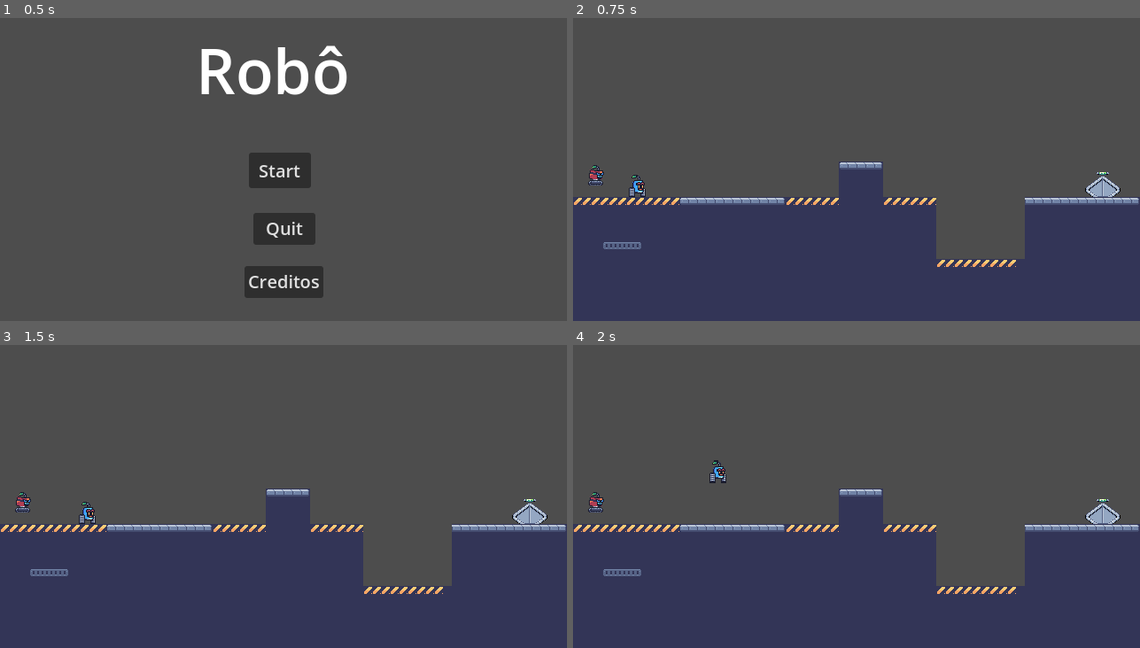
Above: before the commit, frames 1-4 (two rows, left to right).
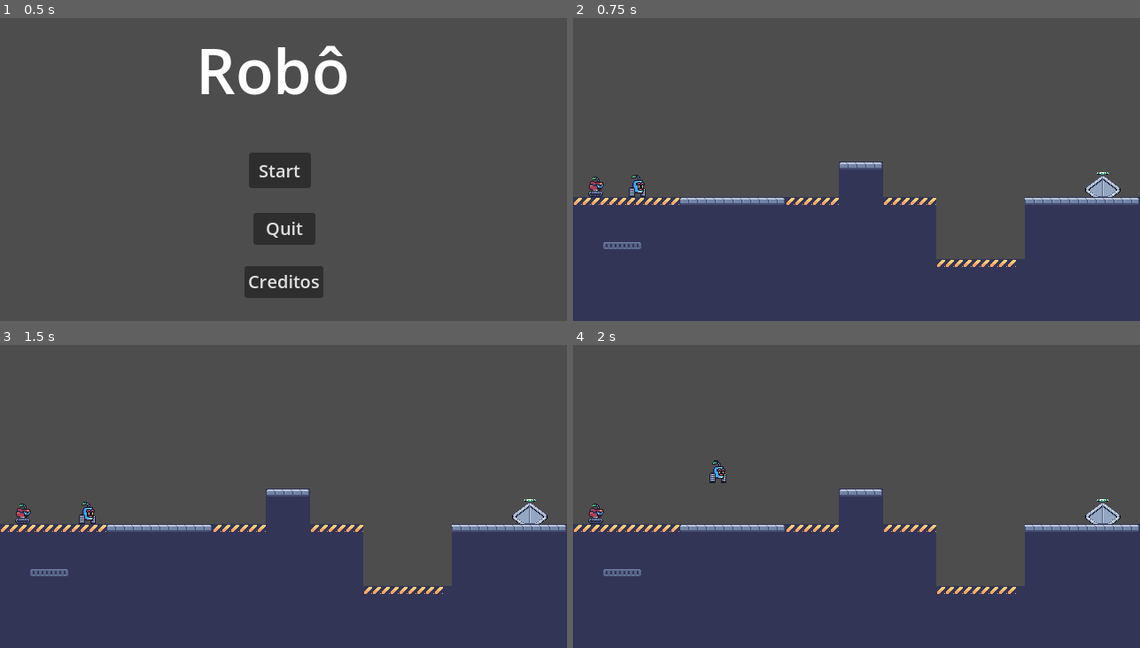
Above: after the commit, the same moments.

Repository: gdp-ufrj/Nut-Bolt
Game: Godot game, scene res://Cenas/UI/menu.tscn
Same seed, same stepped clock (60 frames per second), same inputs: the game is played once before the commit and once after it. Before the commit the project starts from res://Cenas/menu.tscn.
Inputs:
- Up to frame 1 (0.5 s): no input
- Up to frame 2 (0.75 s): click "Start" at 0.5 s
- Up to frame 3 (1.5 s): tap Enter at 1.25 s; hold Right (ui_right) from 1.28 s (still down); tap E (interagir) at 1.35 s
- Up to frame 4 (2 s): keep holding Right (ui_right); tap Up (ui_up) at 1.52 s

Frame 1 is identical in both runs. In frame 2, 0.2% of the frame differs, in the area x 2-6%, y 48-60%; in frame 3, 0.2%; in frame 4, 0.2%.
Error before the commit: Parse Error: Identifier "nao_pode_grudar" not declared in the current scope. (res://Scripts/Entes/player_2.gd:73)

Commit message:
Ajustes gerais
Pastas organizadas e limites das fases transformados em worldboundary2D

Diff:
--- a/plataform-2d-godot/Cenas/Entes/Roteador.tscn
+++ b/plataform-2d-godot/Cenas/Entes/Roteador.tscn
@@ -4,7 +4,7 @@
 [ext_resource type="Texture2D" uid="uid://csncrc55p6850" path="res://Sprites/conexaoPrisma_teste.png" id="2_hf4jo"]
 
 [sub_resource type="CircleShape2D" id="CircleShape2D_if2po"]
-radius = 89.56
+radius = 63.2851
 
 [sub_resource type="RectangleShape2D" id="RectangleShape2D_hf4jo"]
 size = Vector2(19, 28)
--- a/plataform-2d-godot/Cenas/Entes/player_1.tscn
+++ b/plataform-2d-godot/Cenas/Entes/player_1.tscn
@@ -1,10 +1,14 @@
-[gd_scene load_steps=4 format=3 uid="uid://dutaywbb4vjh"]
+[gd_scene load_steps=6 format=3 uid="uid://dutaywbb4vjh"]
 
 [ext_resource type="Script" uid="uid://b2h8qv0jwhaxu" path="res://Scripts/Entes/player_1.gd" id="1_66jdp"]
 [ext_resource type="Texture2D" uid="uid://cp0esmucxtiu2" path="res://Sprites/RedondoFinal.png" id="2_q7f8p"]
+[ext_resource type="AudioStream" uid="uid://bgfu62semaerl" path="res://Audio/placeholder/Low_Connection_Warning.mp3" id="3_lewqc"]
 
 [sub_resource type="RectangleShape2D" id="RectangleShape2D_q7f8p"]
 size = Vector2(19, 25)
+
+[sub_resource type="CircleShape2D" id="CircleShape2D_q7f8p"]
+radius = 76.7919
 
 [node name="player_1" type="CharacterBody2D"]
 script = ExtResource("1_66jdp")
@@ -19,8 +23,21 @@
 position = Vector2(0.5, 0.5)
 shape = SubResource("RectangleShape2D_q7f8p")
 
+[node name="zona_conexao_1" type="Area2D" parent="."]
+collision_layer = 3
+collision_mask = 3
+
+[node name="CollisionShape2D" type="CollisionShape2D" parent="zona_conexao_1"]
+shape = SubResource("CircleShape2D_q7f8p")
+debug_color = Color(0.995776, 0, 0.199186, 0.42)
+
+[node name="aviso_conexao" type="AudioStreamPlayer" parent="."]
+stream = ExtResource("3_lewqc")
+
 [node name="Timer_conexao" type="Timer" parent="."]
 wait_time = 4.0
 ignore_time_scale = true
 
+[connection signal="area_entered" from="zona_conexao_1" to="." method="_on_zona_conexao_1_area_entered"]
+[connection signal="area_exited" from="zona_conexao_1" to="." method="_on_zona_conexao_1_area_exited"]
 [connection signal="timeout" from="Timer_conexao" to="." method="_on_timer_conexao_timeout"]
--- a/plataform-2d-godot/Cenas/Entes/player_2.tscn
+++ b/plataform-2d-godot/Cenas/Entes/player_2.tscn
@@ -1,7 +1,8 @@
-[gd_scene load_steps=5 format=3 uid="uid://cj3qbb7deufpm"]
+[gd_scene load_steps=7 format=3 uid="uid://cj3qbb7deufpm"]
 
 [ext_resource type="Script" uid="uid://dlj1o3gjokaje" path="res://Scripts/Entes/player_2.gd" id="1_45ong"]
 [ext_resource type="Texture2D" uid="uid://dfd8h7jlajwpf" path="res://Sprites/Quadradofinal.png" id="2_63q1r"]
+[ext_resource type="AudioStream" uid="uid://bgfu62semaerl" path="res://Audio/placeholder/Low_Connection_Warning.mp3" id="3_2trpg"]
 
 [sub_resource type="RectangleShape2D" id="RectangleShape2D_63q1r"]
 size = Vector2(18, 23)
@@ -9,7 +10,10 @@
 [sub_resource type="RectangleShape2D" id="RectangleShape2D_45ong"]
 size = Vector2(43, 38)
 
-[node name="CharacterBody2D" type="CharacterBody2D"]
+[sub_resource type="CircleShape2D" id="CircleShape2D_63q1r"]
+radius = 81.2158
+
+[node name="player_2" type="CharacterBody2D"]
 collision_layer = 2
 collision_mask = 2
 script = ExtResource("1_45ong")
@@ -24,9 +28,6 @@
 visibility_layer = 2
 shape = SubResource("RectangleShape2D_63q1r")
 
-[node name="Timer_conexao" type="Timer" parent="."]
-wait_time = 4.0
-
 [node name="AREA PARA MOVE" type="Area2D" parent="."]
 metadata/_edit_lock_ = true
 
@@ -36,10 +37,26 @@
 debug_color = Color(0.326914, 0.594941, 0.531051, 0.231373)
 metadata/_edit_lock_ = true
 
+[node name="zona_conexao_2" type="Area2D" parent="."]
+collision_layer = 3
+collision_mask = 3
+
+[node name="CollisionShape2D" type="CollisionShape2D" parent="zona_conexao_2"]
+shape = SubResource("CircleShape2D_63q1r")
+debug_color = Color(0, 0.742064, 0.316269, 0.42)
+
 [node name="Timer_Grude" type="Timer" parent="."]
 one_shot = true
 
-[connection signal="timeout" from="Timer_conexao" to="." method="_on_timer_conexao_timeout"]
+[node name="Timer_conexao" type="Timer" parent="."]
+wait_time = 4.0
+
+[node name="aviso_conexao" type="AudioStreamPlayer" parent="."]
+stream = ExtResource("3_2trpg")
+
 [connection signal="body_entered" from="AREA PARA MOVE" to="." method="_on_area_2d_body_entered"]
 [connection signal="body_exited" from="AREA PARA MOVE" to="." method="_on_area_2d_body_exited"]
+[connection signal="area_entered" from="zona_conexao_2" to="." method="_on_zona_conexao_2_area_entered"]
+[connection signal="area_exited" from="zona_conexao_2" to="." method="_on_zona_conexao_2_area_exited"]
 [connection signal="timeout" from="Timer_Grude" to="." method="_on_timer_grude_timeout"]
+[connection signal="timeout" from="Timer_conexao" to="." method="_on_timer_conexao_timeout"]
--- a/plataform-2d-godot/Cenas/Niveis/tutorial_2.tscn
+++ b/plataform-2d-godot/Cenas/Niveis/tutorial_2.tscn
@@ -3,11 +3,7 @@
 [ext_resource type="Script" uid="uid://bqgrlnirhmdri" path="res://Scripts/Niveis/tutorial_2.gd" id="1_567s1"]
 [ext_resource type="PackedScene" uid="uid://bih7god6r8j2v" path="res://Cenas/Entes/porta.tscn" id="2_c7i80"]
 [ext_resource type="Texture2D" uid="uid://bxcchyqyx552y" path="res://Sprites/Placeholders/Tileset Chão 1.png" id="5_8ipts"]
-[ext_resource type="Script" uid="uid://cpuy426s4cge7" path="res://Scripts/Entes/plataforma.gd" id="6_yonss"]
 [ext_resource type="PackedScene" uid="uid://cg0iyugvxt7cr" path="res://Cenas/Entes/Roteador.tscn" id="7_6r0a3"]
-
-[sub_resource type="RectangleShape2D" id="RectangleShape2D_faoxm"]
-size = Vector2(20, 284)
 
 [sub_resource type="RectangleShape2D" id="RectangleShape2D_bc8i2"]
 size = Vector2(104, 19)
@@ -111,6 +107,13 @@
 [sub_resource type="RectangleShape2D" id="RectangleShape2D_1dwgg"]
 size = Vector2(280.5, 189.5)
 
+[sub_resource type="WorldBoundaryShape2D" id="WorldBoundaryShape2D_kmevy"]
+normal = Vector2(0.0181503, -0.999835)
+distance = 31.7018
+
+[sub_resource type="WorldBoundaryShape2D" id="WorldBoundaryShape2D_8ipts"]
+normal = Vector2(-1, 0)
+
 [node name="Tutorial 2" type="Node2D"]
 script = ExtResource("1_567s1")
 
@@ -211,6 +214,21 @@
 position = Vector2(500.25, 186.75)
 shape = SubResource("RectangleShape2D_1dwgg")
 
+[node name="Limites laterais" type="Node2D" parent="."]
+
+[node name="esquerdo" type="StaticBody2D" parent="Limites laterais"]
+position = Vector2(-32, 200)
+
+[node name="CollisionShape2D" type="CollisionShape2D" parent="Limites laterais/esquerdo"]
+rotation = 1.55264
+shape = SubResource("WorldBoundaryShape2D_kmevy")
+
+[node name="direito" type="StaticBody2D" parent="Limites laterais"]
+
+[node name="CollisionShape2D" type="CollisionShape2D" parent="Limites laterais/direito"]
+position = Vector2(640, 24)
+shape = SubResource("WorldBoundaryShape2D_8ipts")
+
 [connection signal="body_entered" from="plataforma/AREA PARA EVITAR BUG" to="." method="_on_area_para_evitar_bug_body_entered"]
 [connection signal="body_exited" from="plataforma/AREA PARA EVITAR BUG" to="." method="_on_area_para_evitar_bug_body_exited"]
 [connection signal="body_entered" from="Botao" to="." method="_on_botao_body_entered"]
--- a/plataform-2d-godot/Cenas/Niveis/tutorial_3.tscn
+++ b/plataform-2d-godot/Cenas/Niveis/tutorial_3.tscn
@@ -64,17 +64,16 @@
 [sub_resource type="RectangleShape2D" id="RectangleShape2D_drhsi"]
 size = Vector2(50, 184)
 
-[sub_resource type="RectangleShape2D" id="RectangleShape2D_tsd38"]
-size = Vector2(20, 322)
+[sub_resource type="WorldBoundaryShape2D" id="WorldBoundaryShape2D_h5va6"]
+normal = Vector2(1, 0)
+distance = -8.0
 
-[sub_resource type="RectangleShape2D" id="RectangleShape2D_tu5f7"]
-size = Vector2(20, 361)
+[sub_resource type="WorldBoundaryShape2D" id="WorldBoundaryShape2D_tsd38"]
+normal = Vector2(-1, 0)
 
-[sub_resource type="RectangleShape2D" id="RectangleShape2D_tnrhd"]
-size = Vector2(572, 24)
+[sub_resource type="WorldBoundaryShape2D" id="WorldBoundaryShape2D_tu5f7"]
 
 [node name="Tutorial 3" type="Node2D"]
-position = Vector2(1, 21)
 script = ExtResource("1_21xvy")
 
 [node name="Chão" type="Node2D" parent="."]
@@ -85,7 +84,7 @@
 tile_set = SubResource("TileSet_tu5f7")
 
 [node name="Chão direita" type="StaticBody2D" parent="Chão/Chao"]
-position = Vector2(523, 288)
+position = Vector2(522, 289)
 collision_layer = 3
 collision_mask = 3
 metadata/_edit_group_ = true
@@ -95,14 +94,14 @@
 shape = SubResource("RectangleShape2D_qhx57")
 
 [node name="Chão esquerda" type="StaticBody2D" parent="Chão/Chao"]
-position = Vector2(55, 289)
+position = Vector2(46, 295)
 collision_layer = 3
 collision_mask = 3
 metadata/_edit_group_ = true
 
 [node name="CollisionShape2D" type="CollisionShape2D" parent="Chão/Chao/Chão esquerda"]
 top_level = true
-position = Vector2(46, 373)
+position = Vector2(44, 354)
 shape = SubResource("RectangleShape2D_1tugt")
 
 [node name="Parte de cima" type="StaticBody2D" parent="Chão/Chao"]
@@ -132,41 +131,46 @@
 [node name="Porta" parent="." instance=ExtResource("3_h5va6")]
 position = Vector2(520, 267)
 
-[node name="player_2_spawn" type="Marker2D" parent="Porta"]
-position = Vector2(47, -182)
-
-[node name="player_1_spawn" type="Marker2D" parent="Porta"]
-position = Vector2(-477, -5)
-
-[node name="limite lateral esquerdo" type="StaticBody2D" parent="."]
-collision_layer = 3
-collision_mask = 3
-
-[node name="colisao" type="CollisionShape2D" parent="limite lateral esquerdo"]
-top_level = true
-position = Vector2(-10, 161)
-shape = SubResource("RectangleShape2D_tsd38")
-
-[node name="limite lateral direito" type="StaticBody2D" parent="."]
-collision_layer = 3
-collision_mask = 3
-
-[node name="colisao" type="CollisionShape2D" parent="limite lateral direito"]
-top_level = true
-position = Vector2(650, 180.5)
-shape = SubResource("RectangleShape2D_tu5f7")
-
-[node name="StaticBody2D" type="StaticBody2D" parent="."]
-position = Vector2(375, 406)
-
-[node name="CollisionShape2D" type="CollisionShape2D" parent="StaticBody2D"]
-shape = SubResource("RectangleShape2D_tnrhd")
-
 [node name="Roteador1" parent="." instance=ExtResource("4_h5va6")]
 position = Vector2(54, 214)
 
 [node name="Roteador2" parent="." instance=ExtResource("4_h5va6")]
-position = Vector2(346, 6)
+position = Vector2(343, 15)
 
 [node name="Roteador3" parent="." instance=ExtResource("4_h5va6")]
-position = Vector2(513, 40)
+position = Vector2(524, 36)
+
+[node name="player_2_spawn" type="Marker2D" parent="."]
+position = Vector2(567, 85)
+
+[node name="player_1_spawn" type="Marker2D" parent="."]
+position = Vector2(26, 265)
+
+[node name="Limites" type="Node2D" parent="."]
+
+[node name="Esquerdo" type="StaticBody2D" parent="Limites"]
+position = Vector2(-1, 150)
+collision_layer = 3
+collision_mask = 3
+
+[node name="colisao" type="CollisionShape2D" parent="Limites/Esquerdo"]
+top_level = true
+position = Vector2(8, 200)
+shape = SubResource("WorldBoundaryShape2D_h5va6")
+
+[node name="Direito" type="StaticBody2D" parent="Limites"]
+position = Vector2(650, -91)
+collision_layer = 3
+collision_mask = 3
+
+[node name="colisao" type="CollisionShape2D" parent="Limites/Direito"]
+top_level = true
+position = Vector2(648, -56)
+shape = SubResource("WorldBoundaryShape2D_tsd38")
+
+[node name="Inferior" type="StaticBody2D" parent="Limites"]
+position = Vector2(375, 406)
+
+[node name="CollisionShape2D" type="CollisionShape2D" parent="Limites/Inferior"]
+position = Vector2(-79, 106)
+shape = SubResource("WorldBoundaryShape2D_tu5f7")
--- a/plataform-2d-godot/Cenas/Testes/prototipo_1.tscn
+++ b/plataform-2d-godot/Cenas/Testes/prototipo_1.tscn
@@ -4,7 +4,7 @@
 [ext_resource type="Texture2D" uid="uid://cf8104fl6hons" path="res://Sprites/Placeholders/plat.png" id="3_y1ous"]
 [ext_resource type="PackedScene" uid="uid://bih7god6r8j2v" path="res://Cenas/Entes/porta.tscn" id="4_sdgiu"]
 [ext_resource type="PackedScene" uid="uid://cg0iyugvxt7cr" path="res://Cenas/Entes/Roteador.tscn" id="5_y1ous"]
-[ext_resource type="PackedScene" uid="uid://dyxc1ir83fse1" path="res://Cenas/Entes/parede.tscn" id="6_8lyfk"]
+[ext_resource type="PackedScene" uid="uid://dyxc1ir83fse1" path="res://Cenas/Testes/parede.tscn" id="6_8lyfk"]
 [ext_resource type="Texture2D" uid="uid://bxcchyqyx552y" path="res://Sprites/Placeholders/Tileset Chão 1.png" id="6_dx2wo"]
 
 [sub_resource type="RectangleShape2D" id="RectangleShape2D_ovq2m"]
--- a/plataform-2d-godot/Cenas/game_controller.tscn
+++ b/plataform-2d-godot/Cenas/game_controller.tscn
@@ -1,65 +1,22 @@
-[gd_scene load_steps=9 format=3 uid="uid://cbcfjbornagd1"]
+[gd_scene load_steps=5 format=3 uid="uid://cbcfjbornagd1"]
 
 [ext_resource type="Script" uid="uid://b0xobmaoxeadc" path="res://Scripts/game_controller.gd" id="1_b7awa"]
 [ext_resource type="PackedScene" uid="uid://dutaywbb4vjh" path="res://Cenas/Entes/player_1.tscn" id="2_7gg3j"]
 [ext_resource type="PackedScene" uid="uid://cj3qbb7deufpm" path="res://Cenas/Entes/player_2.tscn" id="3_dg2gn"]
-[ext_resource type="AudioStream" uid="uid://bgfu62semaerl" path="res://Audio/placeholder/Low_Connection_Warning.mp3" id="5_7gg3j"]
-[ext_resource type="PackedScene" uid="uid://sf2d4svmqmvo" path="res://Cenas/pause_menu.tscn" id="5_dg2gn"]
-
-[sub_resource type="GDScript" id="GDScript_iks2j"]
-script/source = "extends Node2D
-
-#@onready var player1: CharacterBody2D = $player_1
-#@onready var player2: CharacterBody2D = $player_2
-"
-
-[sub_resource type="CircleShape2D" id="CircleShape2D_8skut"]
-radius = 112.0
-
-[sub_resource type="CircleShape2D" id="CircleShape2D_iks2j"]
-radius = 112.0
+[ext_resource type="PackedScene" uid="uid://sf2d4svmqmvo" path="res://Cenas/UI/pause_menu.tscn" id="5_dg2gn"]
 
 [node name="Game Controller" type="Node"]
 script = ExtResource("1_b7awa")
 
 [node name="Players" type="Node2D" parent="."]
-script = SubResource("GDScript_iks2j")
 
 [node name="player_1" parent="Players" instance=ExtResource("2_7gg3j")]
 position = Vector2(0, -1)
-SPEED = 300
-JUMP_VELOCITY = -400
-
-[node name="zona_conexao_1" type="Area2D" parent="Players/player_1"]
-collision_layer = 3
-collision_mask = 3
-
-[node name="CollisionShape2D" type="CollisionShape2D" parent="Players/player_1/zona_conexao_1"]
-shape = SubResource("CircleShape2D_8skut")
-debug_color = Color(0.995776, 0, 0.199186, 0.42)
-
-[node name="aviso_conexao" type="AudioStreamPlayer" parent="Players/player_1"]
-stream = ExtResource("5_7gg3j")
 
 [node name="player_2" parent="Players" instance=ExtResource("3_dg2gn")]
 position = Vector2(-5, 1)
-
-[node name="zona_conexao_2" type="Area2D" parent="Players/player_2"]
-collision_layer = 3
-collision_mask = 3
-
-[node name="CollisionShape2D" type="CollisionShape2D" parent="Players/player_2/zona_conexao_2"]
-shape = SubResource("CircleShape2D_iks2j")
-debug_color = Color(0, 0.742064, 0.316269, 0.42)
-
-[node name="aviso_conexao" type="AudioStreamPlayer" parent="Players/player_2"]
-stream = ExtResource("5_7gg3j")
 
 [node name="Pause_menu" parent="." instance=ExtResource("5_dg2gn")]
 
 [connection signal="restart" from="." to="Players/player_1" method="_on_game_controller_restart"]
 [connection signal="restart" from="." to="Players/player_2" method="_on_game_controller_restart"]
-[connection signal="area_entered" from="Players/player_1/zona_conexao_1" to="Players/player_1" method="_on_zona_conexao_1_area_entered"]
-[connection signal="area_exited" from="Players/player_1/zona_conexao_1" to="Players/player_1" method="_on_zona_conexao_1_area_exited"]
-[connection signal="area_entered" from="Players/player_2/zona_conexao_2" to="Players/player_2" method="_on_zona_conexao_2_area_entered"]
-[connection signal="area_exited" from="Players/player_2/zona_conexao_2" to="Players/player_2" method="_on_zona_conexao_2_area_exited"]
--- a/plataform-2d-godot/Scripts/Entes/player_1.gd
+++ b/plataform-2d-godot/Scripts/Entes/player_1.gd
@@ -47,17 +47,16 @@
 			conectores[0] = true
 		if area.name == "zona_conexao_rot":
 			conectores[1] = true
-
+		# Se o jogador estiver dentro de alguma zona_conexao, conecta
 		if conectores[0] or conectores[1]:
 			conectar()
-
 
 func _on_zona_conexao_1_area_exited(area: Area2D) -> void:
 	if area.name == "zona_conexao_2":
 		conectores[0] = false
 	if area.name == "zona_conexao_rot":
 		conectores[1] = false
-
+	# Se o jogador estiver fora de todas as zonas_conexao, começa o timer
 	if conectores[0] or conectores[1]:
 		pass
 	else:
--- a/plataform-2d-godot/Scripts/Entes/player_2.gd
+++ b/plataform-2d-godot/Scripts/Entes/player_2.gd
@@ -4,7 +4,7 @@
 @onready var timer = $Timer_conexao
 
 var estado_original = SPEED
-var conectores: Array = [true, false]
+var conectores: Array = [true, false] #conectores[0] = outro player e [1] é o roteador
 var colidiu_com_limites = false
 var pode_grudar = true
 var gravity = ProjectSettings.get_setting("physics/2d/default_gravity")
@@ -69,8 +69,8 @@
 		pode_grudar = false
 		gravity = ProjectSettings.get_setting("physics/2d/default_gravity")
 
-func _on_Timer_grude_timeout():
-	nao_pode_grudar = false
+#func _on_Timer_grude_timeout():
+	#nao_pode_grudar = false
 
 #endregion
 
--- a/plataform-2d-godot/Scripts/Telas/pause_menu.gd
+++ b/plataform-2d-godot/Scripts/Telas/pause_menu.gd
@@ -28,4 +28,4 @@
 func _on_quit_pressed() -> void:
 	get_tree().paused = false # Despausa o jogo
 	#Muda para a cena principal (menu), carregando a cena de menu
-	get_tree().change_scene_to_file("res://Cenas/menu.tscn")
+	get_tree().change_scene_to_file("res://Cenas/UI/menu.tscn")
Not shown: 1 places in plataform-2d-godot/Cenas/Niveis/tutorial_1.tscn that only renumber resources
Renamed: plataform-2d-godot/Cenas/Entes/parede.tscn -> plataform-2d-godot/Cenas/Testes/parede.tscn
Renamed: plataform-2d-godot/Cenas/menu.tscn -> plataform-2d-godot/Cenas/UI/menu.tscn
Renamed: plataform-2d-godot/Cenas/pause_menu.tscn -> plataform-2d-godot/Cenas/UI/pause_menu.tscn
Not shown, removed: plataform-2d-godot/Cenas/fall_zone.gd.uid
Renamed: plataform-2d-godot/Cenas/fall_zone.gd -> plataform-2d-godot/fall_zone.gd
Not shown, added: plataform-2d-godot/fall_zone.gd.uid
Not shown, added: plataform-2d-godot/Cenas/game_controller.tscn303917082.tmp
